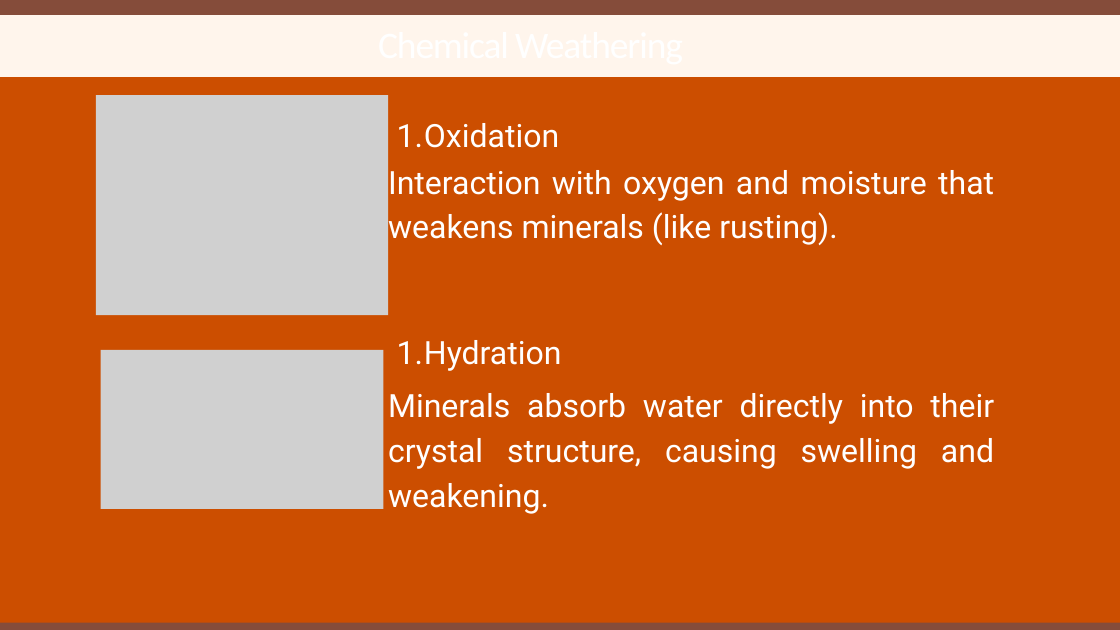
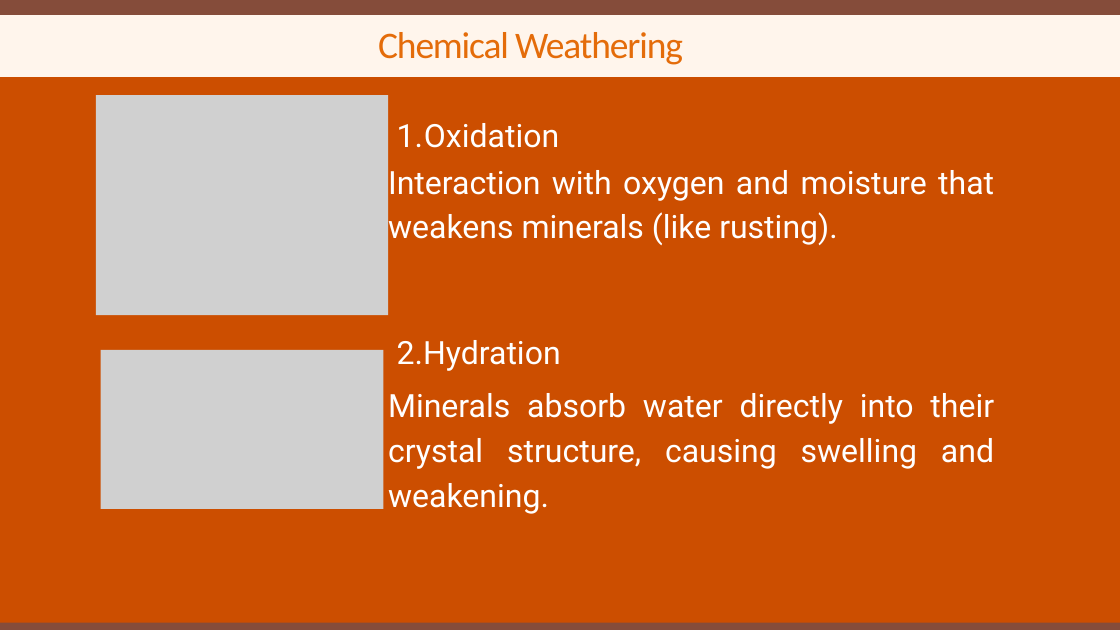
Before and after one commit to Sancanzito/Weathering-Erosion-and-Deposition, a slide deck: slide 6 of react-app/src/assets/SEAN PPT.pptx. Drawn at 1120x630 pixels with LibreOffice and Linux fonts; fonts in the diff are those of the drawing; grey boxes stand for pictures. Boxes give left, top, right and bottom in pixels: in the first picture for what was removed or moved away, otherwise in the second. Text is boxed around its words. In the diff, an @@ line names an element or a change of style, - is before the commit and + after.

```diff
--- a/react-app/src/assets/SEAN PPT.pptx
+++ b/react-app/src/assets/SEAN PPT.pptx
@@ text added at [378, 32, 683, 65], 48.2 pt, text #E46C0A @@
+Chemical Weathering
@@ text at [397, 340, 561, 371]: text changed @@
-  1. Hydration
+  2.Hydration
```
Also in this commit, not shown: 4 other slides changed, 7 other files.
